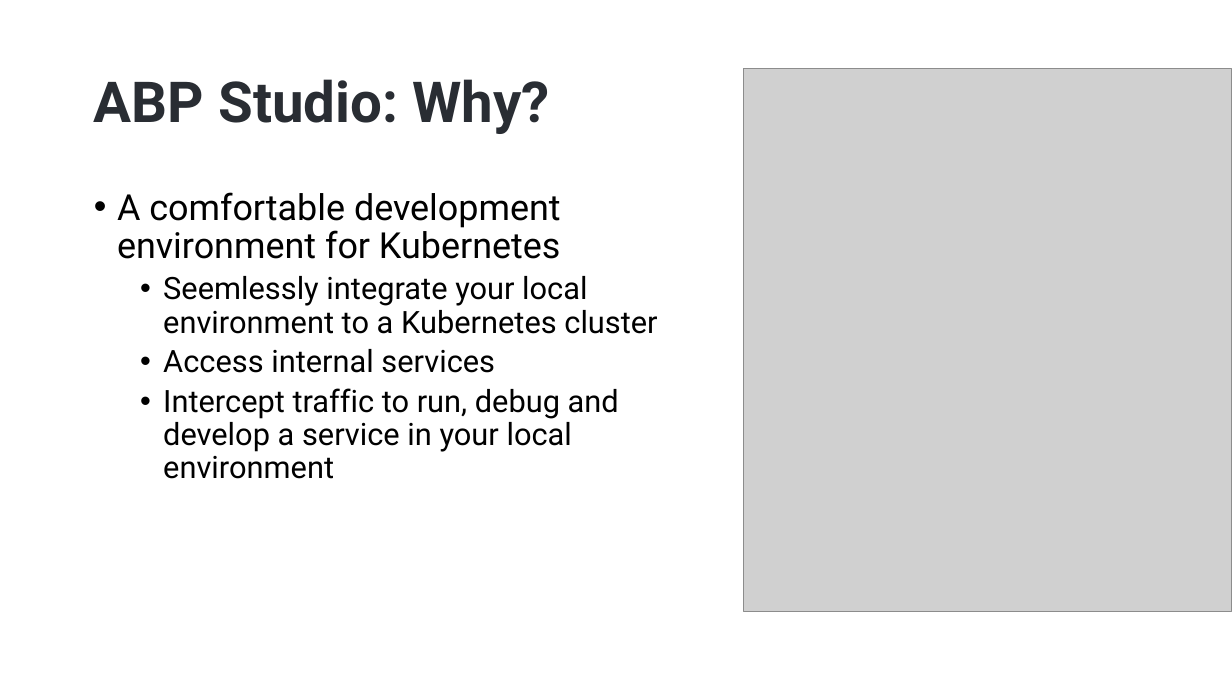
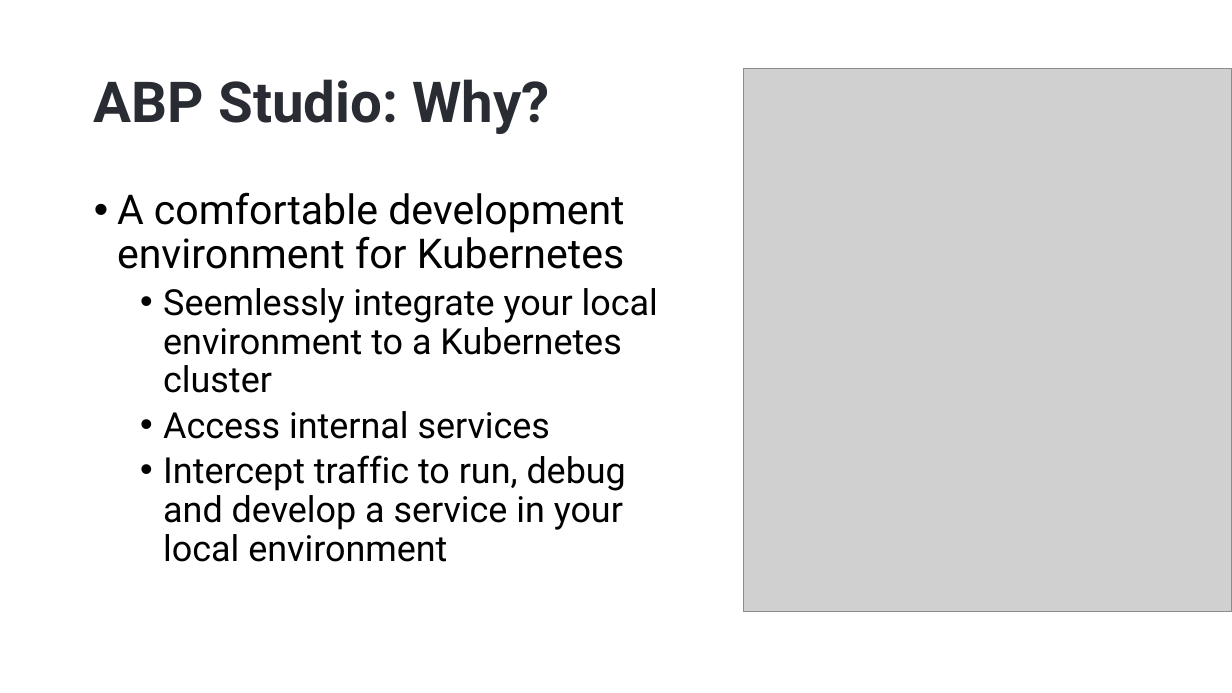
Before and after one commit to hikalkan/presentations, a slide deck: slide 6 of 2024-08-15 ABP Community Talks 2024.4/ABP Studio - The Missing Tool for Dotnet Developers.pptx. Drawn at 1232x693 pixels with LibreOffice and Linux fonts; fonts in the diff are those of the drawing; grey boxes stand for pictures; background and template pictures are left out. Boxes give left, top, right and bottom in pixels: in the first picture for what was removed or moved away, otherwise in the second. Text is boxed around its words. In the diff, an @@ line names an element or a change of style, - is before the commit and + after.

```diff
--- a/2024-08-15 ABP Community Talks 2024.4/ABP Studio - The Missing Tool for Dotnet Developers.pptx
+++ b/2024-08-15 ABP Community Talks 2024.4/ABP Studio - The Missing Tool for Dotnet Developers.pptx
@@ text "A comfortable development environment for ..." at [117,192,658,562]: size 28 to 32 pt in "A comfortable development environment for Kubernetes"; size 24 to 28 pt in "Seemlessly integrate your local environment to a ...", "Access internal services", "Intercept traffic to run, debug and develop ..." @@
```
Also in this commit, not shown: 3 other slides changed.
